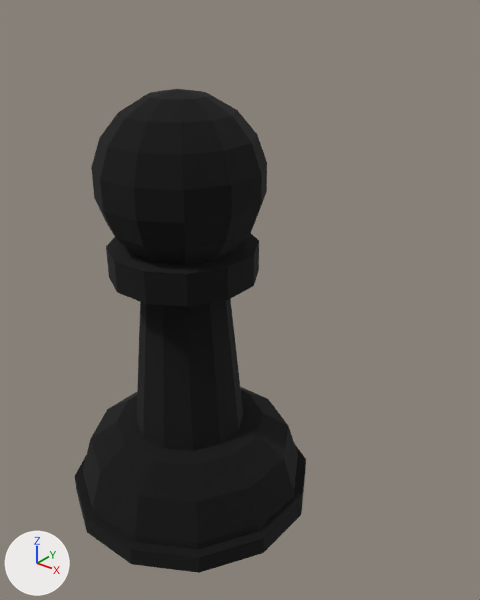
The glTF model models/soldier_white.glb, before and after one commit.
The view is the same before and after, from a 50 mm camera at (0.205, -0.214, 0.259) aimed at (0.022, 0.015, 0.117). Every picture has the same lights, and +X, +Y and +Z are marked at lower left. Where no turn or scale is listed for an object, it has been applied to the vertices.

In view in the first picture: 'node_MeshObject371688640-PolyPaper23'.
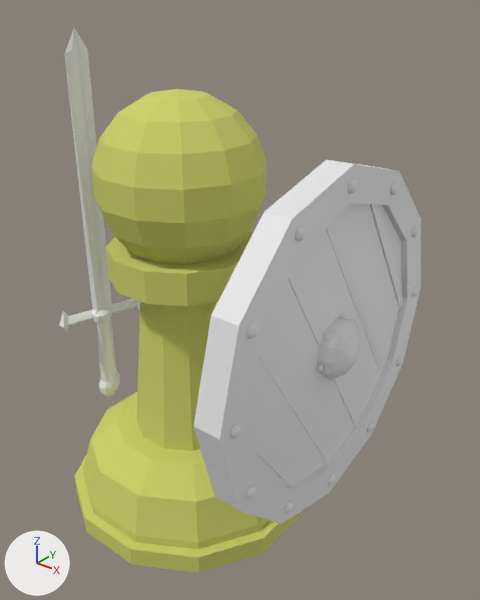
The newer file is also turned or shifted as a whole; pictures and numbers use the older file's frame.

Edits to the scene script, one JSON object a line:
```json
{"block": "mat_material", "where": "n0 = _N.new('ShaderNodeBsdfPrincipled'); n0.name = 'Principled BSDF'"}
{"op": "add", "block": "mat_material", "code": "n0.inputs[0].default_value = (0.615, 0.64, 0.14, 1.0)  # 'Base Color', yellow #ced169"}
{"op": "remove", "block": "mat_material", "code": "n2 = _N.new('ShaderNodeMix'); n2.name = 'Mix'"}
{"op": "remove", "block": "mat_material", "code": "n2.data_type = 'RGBA'"}
{"op": "remove", "block": "mat_material", "code": "n2.blend_type = 'MULTIPLY'"}
{"op": "remove", "block": "mat_material", "code": "n2.inputs[0].default_value = 1.0  # 'Factor'"}
{"op": "remove", "block": "mat_material", "code": "n2.inputs[7].default_value = (0.64, 0.64, 0.64, 1.0)  # 'B', light grey #d1d1d1"}
{"op": "remove", "block": "mat_material", "code": "n3 = _N.new('ShaderNodeVertexColor'); n3.name = 'Color Attribute'"}
{"op": "remove", "block": "mat_material", "code": "_L.new(n2.outputs[2], n0.inputs[0])  # 'Result' to 'Base Color'"}
{"op": "remove", "block": "mat_material", "code": "_L.new(n3.outputs[0], n2.inputs[6])  # 'Color' to 'A'"}
{"op": "add", "block": "me_model_002", "code": ["me_model_002 = bpy.data.meshes.new('model.002')", "me_model_002.from_pydata(...)  # 2250 vertices, 4420 faces; spans x 0.064..0.092, y -0.078..0.081, z 0.039..0.198"]}
{"op": "add", "block": "me_mesh1818331932_002", "code": ["me_mesh1818331932_002 = bpy.data.meshes.new('mesh1818331932.002')", "me_mesh1818331932_002.from_pydata(...)  # 153 vertices, 304 faces; spans x -0.076..-0.053, y -0.029..0.022, z 0.037..0.24"]}
{"op": "add", "block": "ob_model_002", "code": ["ob_model_002 = bpy.data.objects.new('model.002', me_model_002)", "ob_model_002.location = (-0.0006, 0.0029, -0.0018)"]}
{"op": "add", "block": "ob_mesh1818331932_002", "code": ["ob_mesh1818331932_002 = bpy.data.objects.new('mesh1818331932.002', me_mesh1818331932_002)", "ob_mesh1818331932_002.location = (-0.0006, 0.0029, -0.0018)"]}
```

What differs and where, as boxes [x1, y1, x2, y2] in the pictures (480 x 600 px):
```json
{"object": "node_MeshObject371688640-PolyPaper23", "change": "recoloured", "before": [75, 89, 306, 573], "after": [75, 89, 306, 573]}
{"object": "model.002", "change": "added", "after": [194, 160, 421, 524]}
{"object": "mesh1818331932.002", "change": "added", "after": [59, 28, 140, 397]}
```
